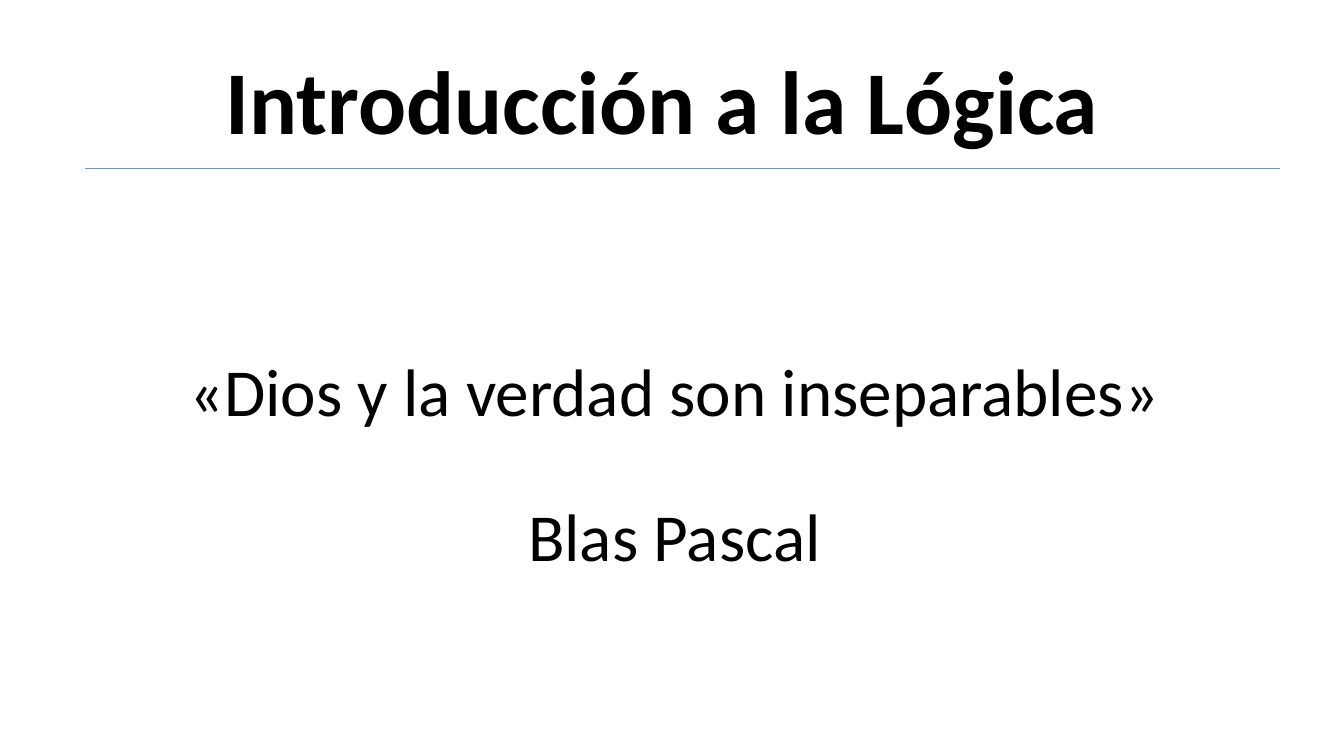
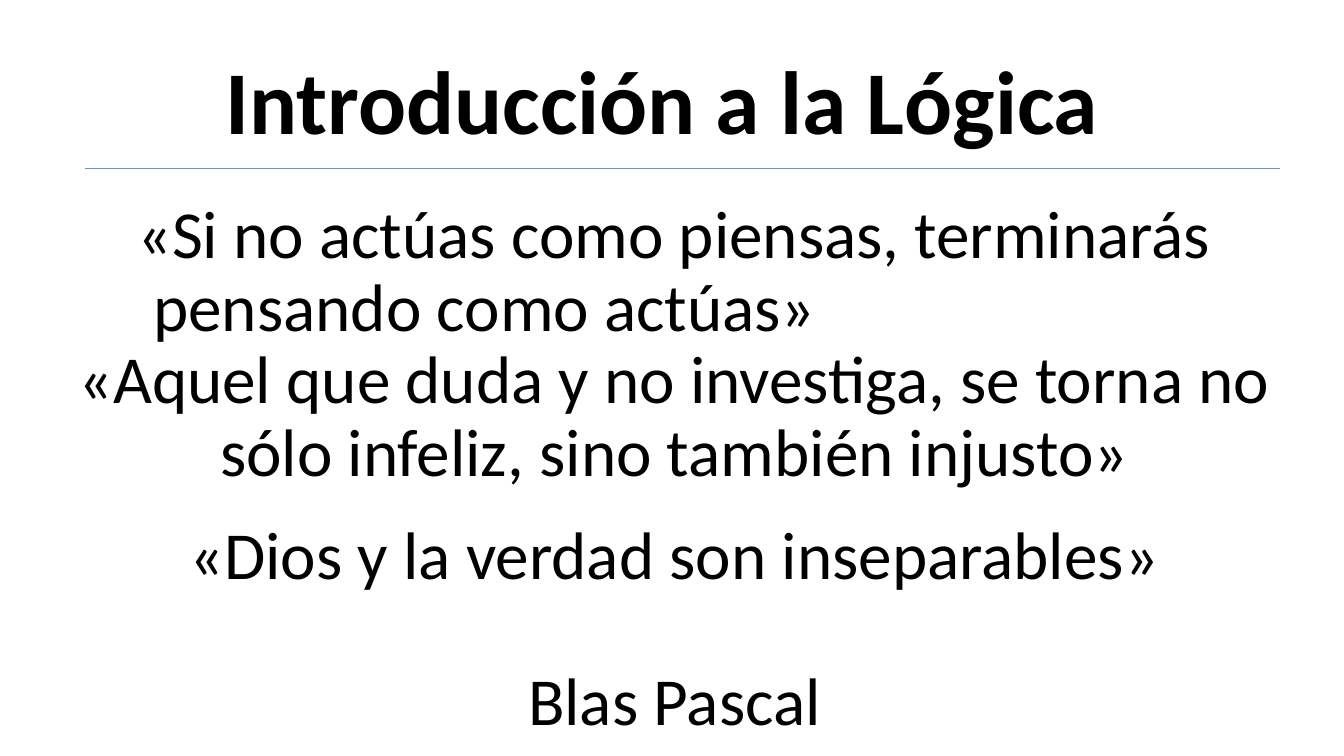
Before and after one commit to matiasdieguez/mdsite, a slide deck: slide 8 of MDSite/MDSite/wwwroot/docs/curso/01-Introducción a la lógica.pptx (slide 7 before the commit). Drawn at 1344x756 pixels with LibreOffice and Linux fonts; fonts in the diff are those of the drawing. Boxes give left, top, right and bottom in pixels: in the first picture for what was removed or moved away, otherwise in the second. Text is boxed around its words. In the diff, an @@ line names an element or a change of style, - is before the commit and + after.

Commit message:
Update pptx 01

```diff
--- a/MDSite/MDSite/wwwroot/docs/curso/01-Introducción a la lógica.pptx
+++ b/MDSite/MDSite/wwwroot/docs/curso/01-Introducción a la lógica.pptx
@@ subtitle "«Si no actúas como piensas, ...": place and size @@
-subtitle "«Si no actúas como piensas, ..." at [190, 369, 1159, 562]
+subtitle "«Si no actúas como piensas, ..." at [79, 211, 1269, 726]
@@ subtitle at [79, 211, 1269, 488]: paragraph added @@
+«Si no actúas como piensas, terminarás pensando como actúas»
+«Aquel que duda y no investiga, se torna no sólo infeliz, sino también injusto»
@@ subtitle at [190, 532, 1159, 726]: more space between paragraphs @@
```
